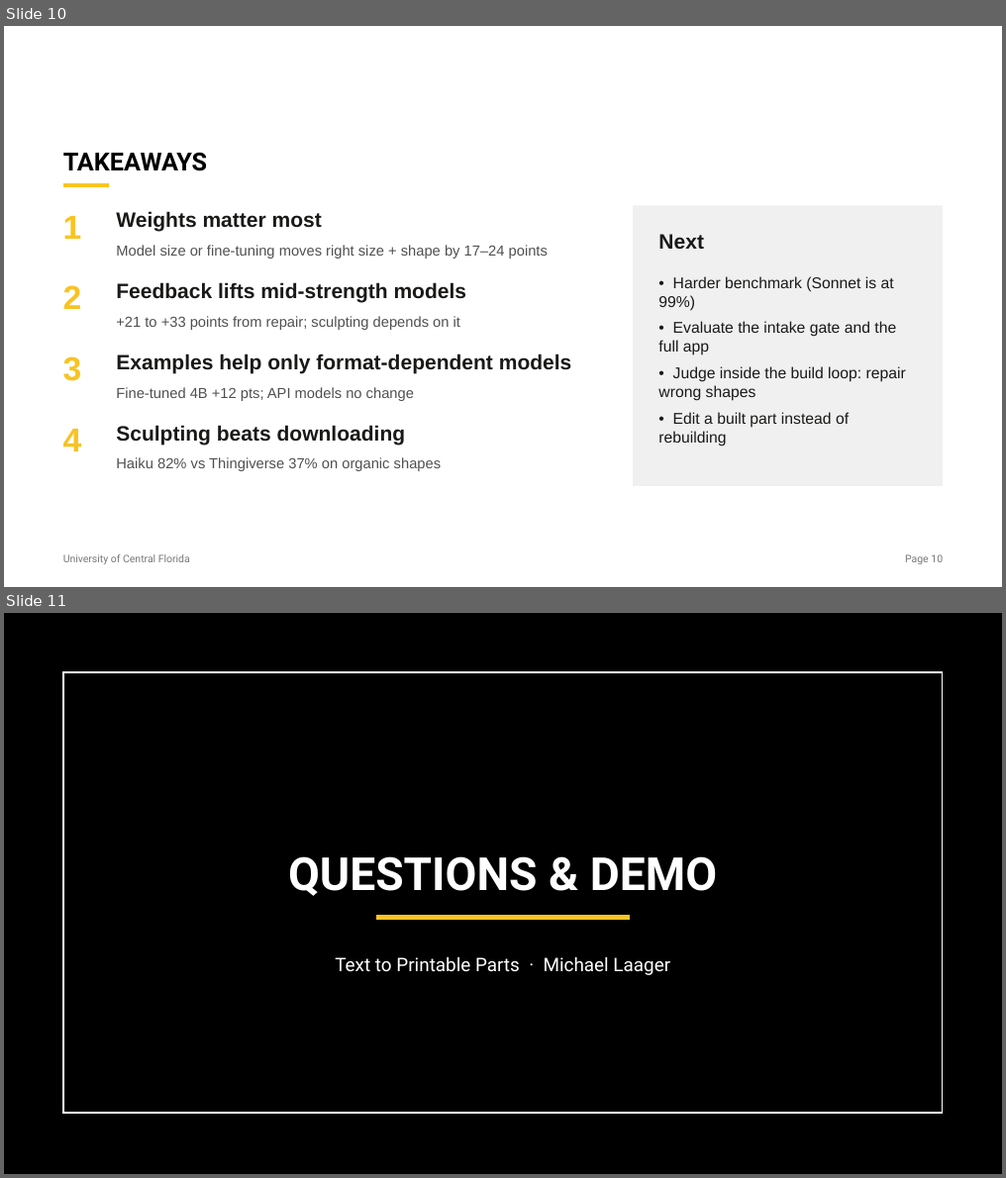
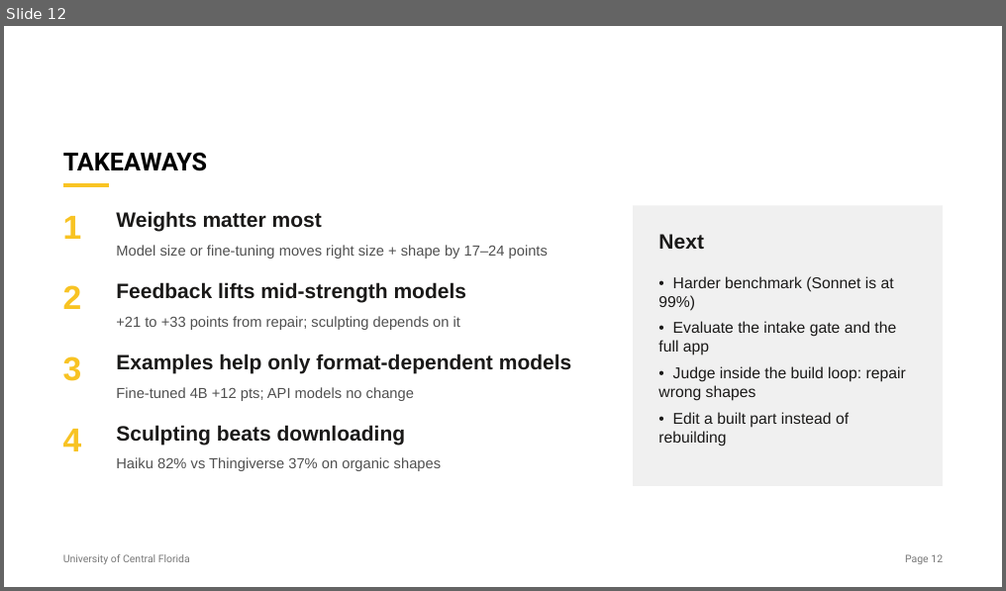
Before and after one commit to mclaager/CAP6938-STL_Agent, a slide deck: deliverables/presentation/stl_agent_talk.pptx. Shown one above the other, each under a label of ours: slides 10 and 11 before the commit, slide 12 after it. The pictures are 1006x1178 and 1006x591 pixels, drawn with LibreOffice and Linux fonts; fonts in the diff are those of the drawing. Boxes give left, top, right and bottom in pixels: in the first picture for what was removed or moved away, otherwise in the second. Text is boxed around its words. In the diff, an @@ line names an element or a change of style, - is before the commit and + after.

```diff
--- a/deliverables/presentation/stl_agent_talk.pptx
+++ b/deliverables/presentation/stl_agent_talk.pptx
@@ slide 11 removed at (x1=4, y1=613, x2=1002, y2=1174), background #FFFFFF @@
@@ rectangle removed at (x1=4, y1=613, x2=1002, y2=1174) @@
@@ rectangle removed at (x1=63, y1=672, x2=943, y2=1114) @@
@@ title removed at (x1=288, y1=857, x2=717, y2=896) @@
-QUESTIONS & DEMO
@@ line removed from (377, 918) to (629, 918) @@
@@ subtitle removed at (x1=335, y1=957, x2=670, y2=975) @@
-Text to Printable Parts · Michael Laager
@@ what was slide 10 is now slide 12 @@
@@ page number at (x1=905, y1=555, x2=943, y2=565): text changed @@
-Page 10
+Page 12
```
Also in this commit, not shown: 4 slides added, 2 other slides removed, 2 other files.
